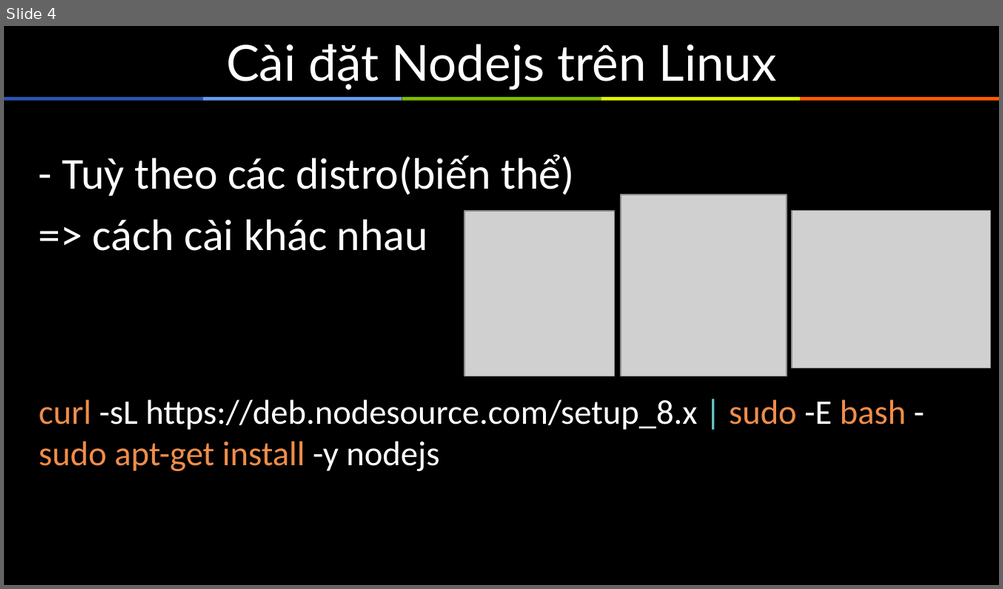
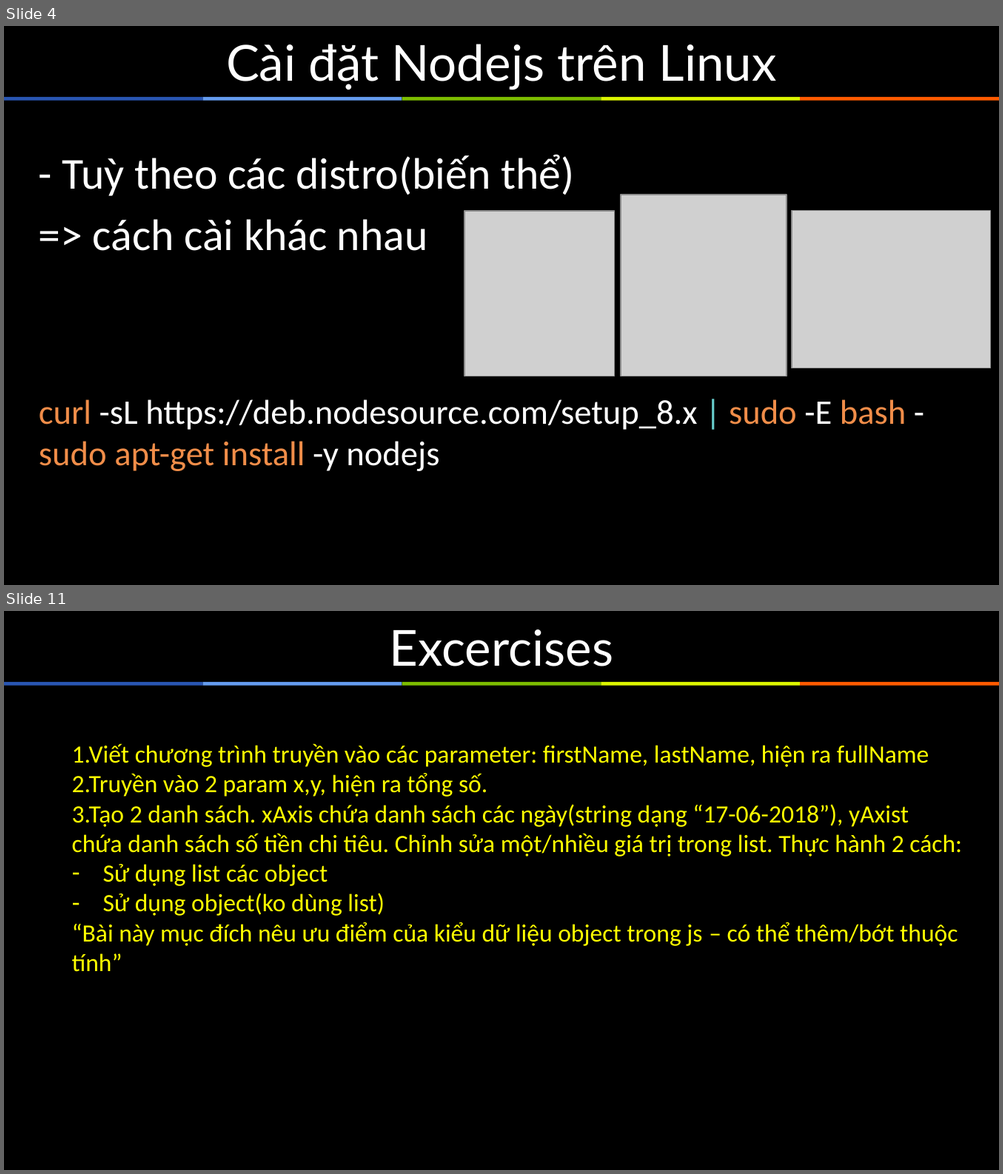
Before and after one commit to sunlight3d/ThucTapNodejsTechmaster, a slide deck: Documents/ThuctapNodejs1.pptx. Shown one above the other, each under a label of ours: slide 4 before the commit, slides 4 and 11 after it; the slides between them are not shown. The pictures are 1003x589 and 1003x1174 pixels, drawn with LibreOffice and Linux fonts; fonts in the diff are those of the drawing; grey boxes stand for pictures. Boxes give left, top, right and bottom in pixels: in the first picture for what was removed or moved away, otherwise in the second. Text is boxed around its words. In the diff, an @@ line names an element or a change of style, - is before the commit and + after.

```diff
--- a/Documents/ThuctapNodejs1.pptx
+++ b/Documents/ThuctapNodejs1.pptx
@@ slide 11 added at [4,611,999,1170], background #000000; not listed: 5 template elements that a slide beside it also shows @@
@@ title added at [390,629,614,667], 36 pt, text #FFFFFF @@
+Excercises
@@ text added at [72,743,962,972], 18 pt, text #FFFF00 @@
+1.Viết chương trình truyền vào các parameter: firstName, lastName, hiện ra fullName
+2.Truyền vào 2 param x,y, hiện ra tổng số.
+3.Tạo 2 danh sách. xAxis chứa danh sách các ngày(string dạng “17-06-2018”), yAxist chứa danh sách số tiền chi tiêu. Chỉnh sửa một/nhiều giá trị trong list. Thực hành 2 cách:
+– Sử dụng list các object
+– Sử dụng object(ko dùng list)
+“Bài này mục đích nêu ưu điểm của kiểu dữ liệu object trong js – có thể thêm/bớt thuộc tính”
```
Also in this commit, not shown: 7 other slides added, 3 slides removed, 15 other files.
